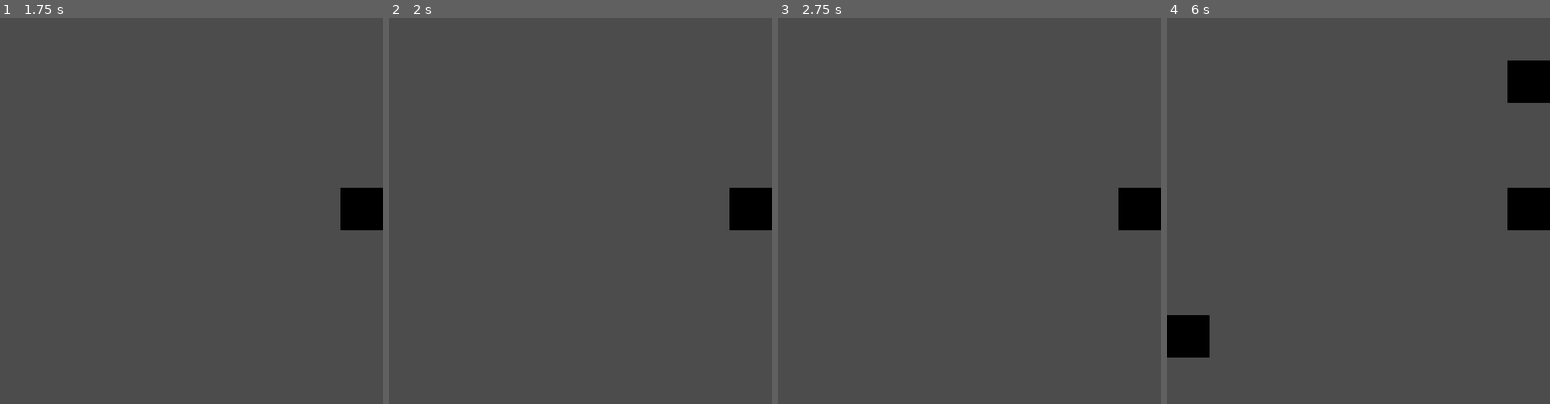
Above: before the commit, frames 1-4 (left to right).
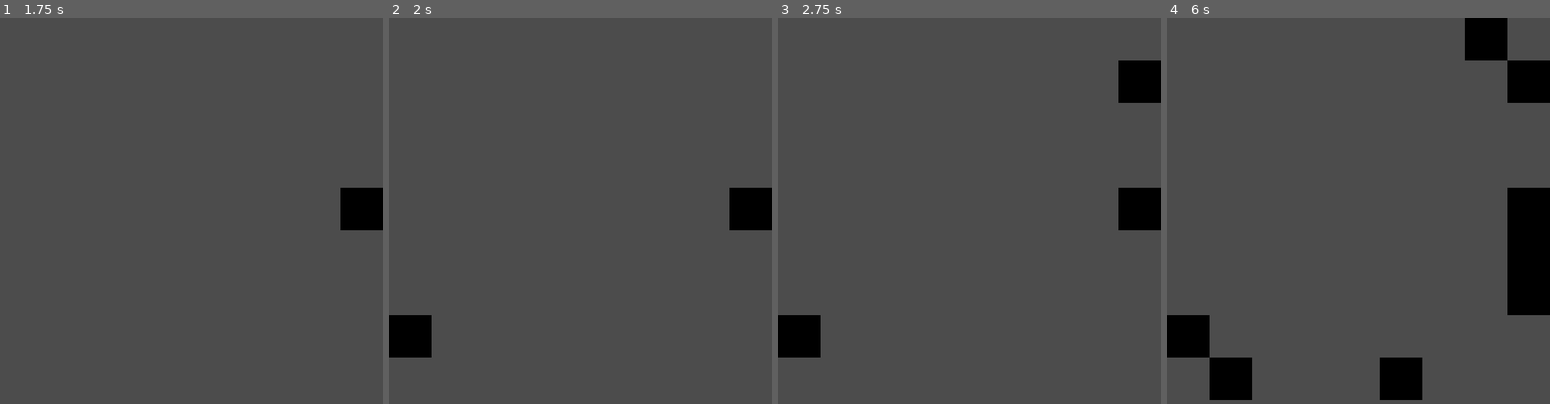
Above: after the commit, the same moments.

Repository: the-alex-g/LD50
Game: Godot game, scene res://Main/Main.tscn
Same seed, same stepped clock (60 frames per second), same inputs: the game is played once before the commit and once after it.
Inputs (mouse positions are in pixels of both pictures, inside the frame that each line leads up to):
- Up to frame 1 (1.75 s): tap Enter at 0.5 s; move the mouse to (275, 207) at 0.52 s; click (275, 207) at 0.67 s; tap Space at 1.25 s; move the mouse to (114, 249) at 1.27 s; click (114, 249) at 1.42 s
- Up to frame 2 (2 s): no input
- Up to frame 3 (2.75 s): move the mouse to (1007, 137) at 2.02 s; click (1007, 137) at 2.17 s
- Up to frame 4 (6 s): move the mouse to (1339, 315) at 2.77 s; click (1339, 315) at 2.92 s; tap Enter at 3.5 s; move the mouse to (1473, 292) at 3.52 s; click (1473, 292) at 3.67 s; move the mouse to (1243, 164) at 4.27 s; click (1243, 164) at 4.42 s; move the mouse to (1377, 230) at 5.02 s; click (1377, 230) at 5.17 s; tap Space at 5.75 s; move the mouse to (1301, 122) at 5.77 s; click (1301, 122) at 5.92 s

Frame 1 is identical in both runs. In frame 2, 1.2% of the frame differs, in the area x 0-12%, y 76-88%; in frame 3, 2.4%; in frame 4, 6.1%, in the area x 11-100%, y 0-99%.

Commit message:
Fix endgame issues

Diff:
--- a/project/Main/Main.gd
+++ b/project/Main/Main.gd
@@ -1,12 +1,13 @@
 extends Node2D
 
 const PLANT_TIME_STEP := 1.1
+
+export var _plant_time := 1.0
 
 var _1_spaces := RingDictionary.new()
 var _2_spaces := RingDictionary.new()
 var _3_spaces := RingDictionary.new()
 var _4_spaces := RingDictionary.new()
-var _plant_time := 2.0
 var _game_over := false
 var _loaded := true
 
@@ -52,14 +53,11 @@
 	while running:
 		var ring_name := "_" + str(ring_index) + "_spaces"
 
+
 		if get(ring_name).is_not_full():
 			var empty_positions = get(ring_name).get_empty_keys() as Array
 			print(empty_positions.size())
 			var plant_position = empty_positions[randi() % empty_positions.size()] as Vector2
-
-			while _tilemap.get_cellv(plant_position) != -1:
-				plant_position = empty_positions[randi() % empty_positions.size()]
-
 			get(ring_name).fill(plant_position)
 
 			_tilemap.set_cellv(plant_position, 0)
@@ -69,7 +67,7 @@
 		else:
 			if ring_index < 4:
 				ring_index += 1
-			else:
+			elif ring_index == 4:
 				_game_over = true
 				running = false
 				print("over")
Not shown, added: project/export_presets.cfg
